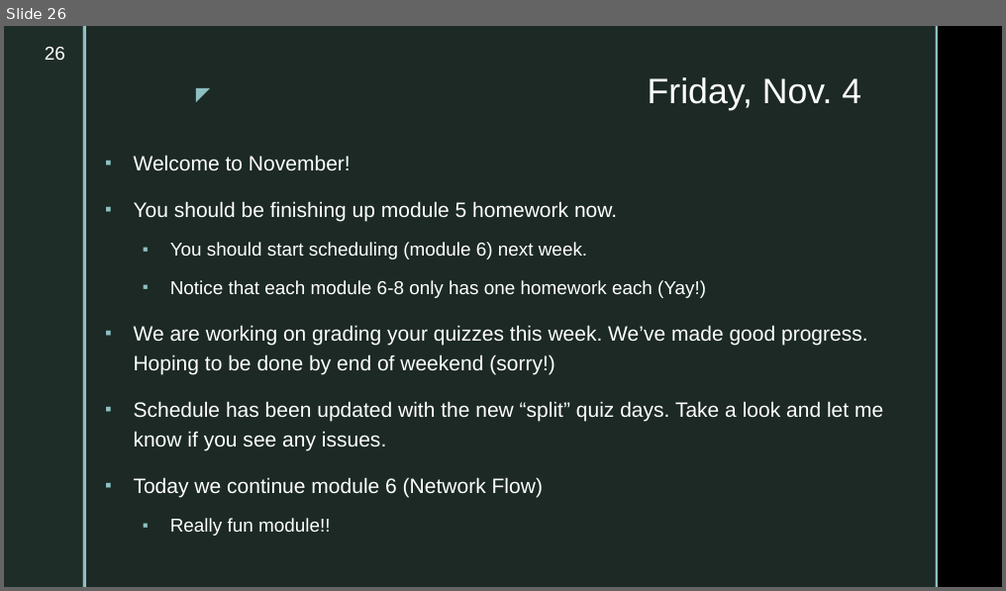
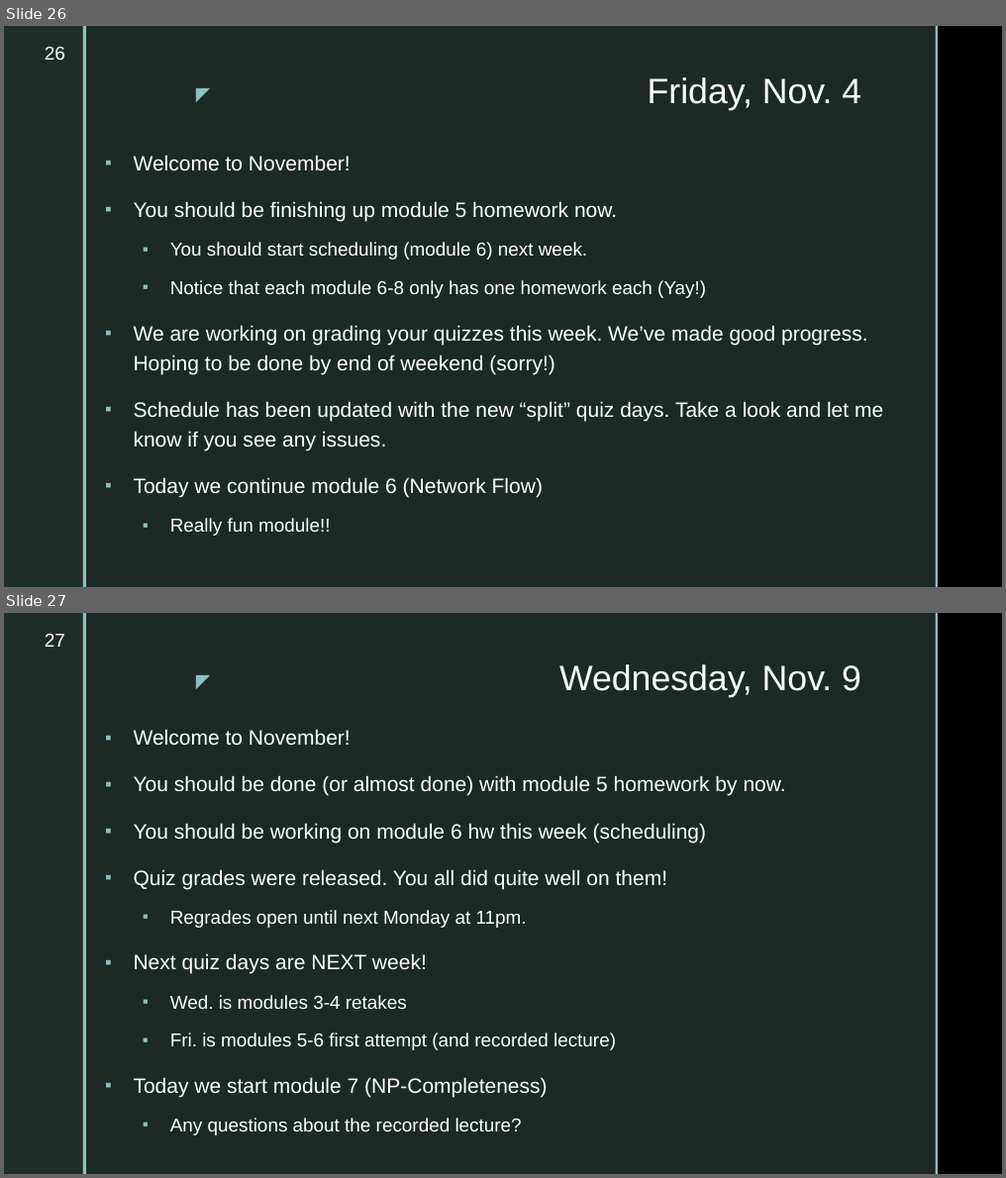
Before and after one commit to markfloryan/dsa2, a slide deck: slides/dailyannouncements.pptx. Shown one above the other, each under a label of ours: slide 26 before the commit, slides 26 and 27 after it. The pictures are 1006x591 and 1006x1178 pixels, drawn with LibreOffice and Linux fonts; fonts in the diff are those of the drawing; background and template pictures are left out. Boxes give left, top, right and bottom in pixels: in the first picture for what was removed or moved away, otherwise in the second. Text is boxed around its words. In the diff, an @@ line names an element or a change of style, - is before the commit and + after.

```diff
--- a/slides/dailyannouncements.pptx
+++ b/slides/dailyannouncements.pptx
@@ slide 27 added at [4,613,1002,1174], background picture (left out); not listed: 5 template elements that a slide beside it also shows @@
@@ page number added at [45,634,65,647], 18 pt, text #FFFFFF @@
+27
@@ title added at [559,664,861,697], 34 pt, text #FFFFFF @@
+Wednesday, Nov. 9
@@ text added at [134,729,786,1136], 20 pt, text #FFFFFF @@
+▪ Welcome to November!
+▪ You should be done (or almost done) with module 5 homework by now.
+▪ You should be working on module 6 hw this week (scheduling)
+▪ Quiz grades were released. You all did quite well on them!
+  ▪ Regrades open until next Monday at 11pm.
+▪ Next quiz days are NEXT week!
+  ▪ Wed. is modules 3-4 retakes
+  ▪ Fri. is modules 5-6 first attempt (and recorded lecture)
+▪ Today we start module 7 (NP-Completeness)
+  ▪ Any questions about the recorded lecture?
```
Also in this commit, not shown: 2 other files.
